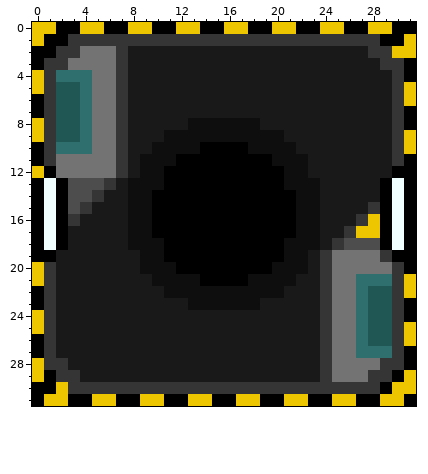
A pixel-art sprite gets an edit: Assets/Sprites/Misc/goal_door1.png. This is how it looked before the edit.
The file is 64x64 pixels, drawn in blocks of 2x2; one block is one cell here. Colours within 5 levels of each other are drawn and written as one.
After:
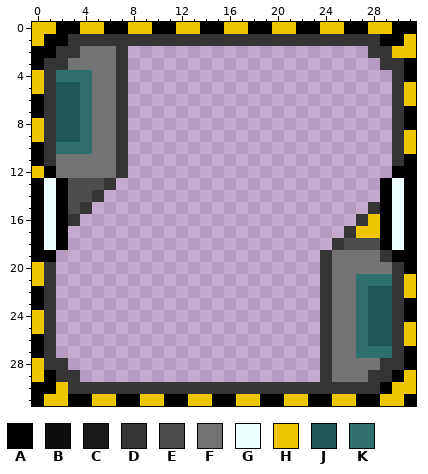
Palette (. is transparent): A #000000  B #0e0e0e  C #191919  D #353535  E #4d4d4d  F #737373  G #f0ffff  H #eec600  J #205755  K #2f6f6d
Change:
y 2: x 8..27 CCCCCCCCCCCCCCCCCCCC -> ....................
y 3: x 8..28 CCCCCCCCCCCCCCCCCCCCC -> .....................
y 4..7: x 8..29 CCCCCCCCCCCCCCCCCCCCCC -> ......................
y 8: x 8..29 CCCCCBBBBBBCCCCCCCCCCC -> ......................
y 9: x 8..29 CCCBBBBBBBBBBCCCCCCCCC -> ......................
y 10: x 8..29 CCBBBBAAAABBBBCCCCCCCC -> ......................
y 11: x 8..29 CBBBAAAAAAAABBBCCCCCCC -> ......................
y 12: x 8..29 CBBAAAAAAAAAABBCCCCCCC -> ......................
y 13: x 7..28 CBBBAAAAAAAAAABBBCCCCC -> ......................
y 14: x 6..28 CCBBAAAAAAAAAAAABBCCCCC -> .......................
y 15: x 5..27 CCCBBAAAAAAAAAAAABBCCCC -> .......................
y 16: x 4..26 CCCCBBAAAAAAAAAAAABBCCC -> .......................
y 17: x 3..25 CCCCCBBAAAAAAAAAAAABBCC -> .......................
y 18: x 3..24 CCCCCBBBAAAAAAAAAABBBC -> ......................
y 19: x 2..23 CCCCCCCBBAAAAAAAAAABBC -> ......................
y 20: x 2..23 CCCCCCCBBBAAAAAAAABBBC -> ......................
y 21: x 2..23 CCCCCCCCBBBBAAAABBBBCC -> ......................
y 22: x 2..23 CCCCCCCCCBBBBBBBBBBCCC -> ......................
y 23: x 2..23 CCCCCCCCCCCBBBBBBCCCCC -> ......................
y 24..27: x 2..23 CCCCCCCCCCCCCCCCCCCCCC -> ......................
y 28: x 3..23 CCCCCCCCCCCCCCCCCCCCC -> .....................
y 29: x 4..23 CCCCCCCCCCCCCCCCCCCC -> ....................
